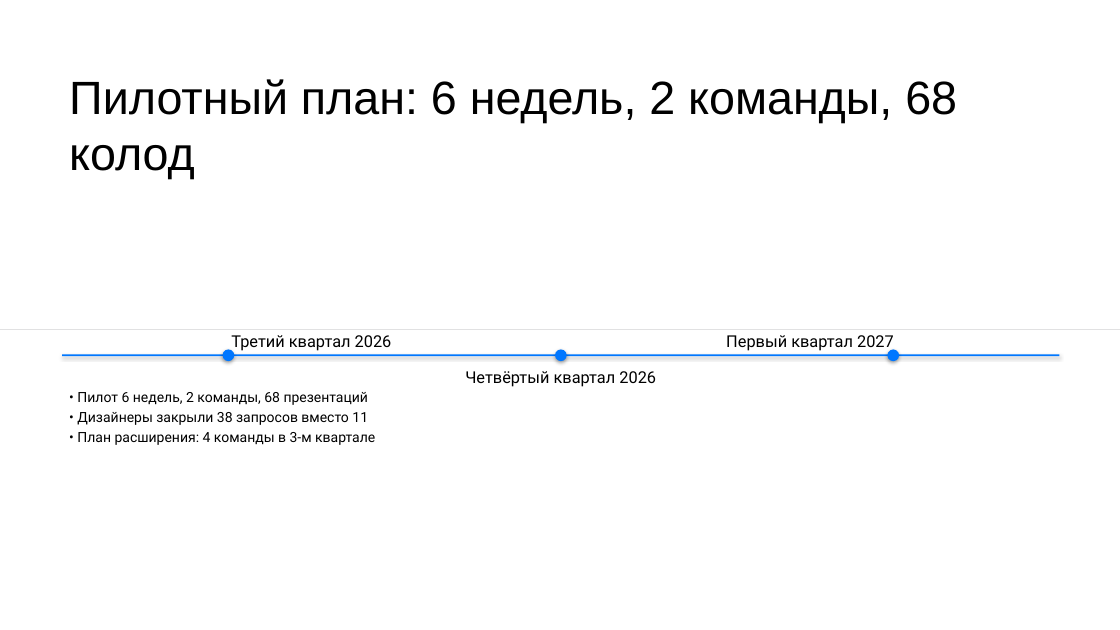
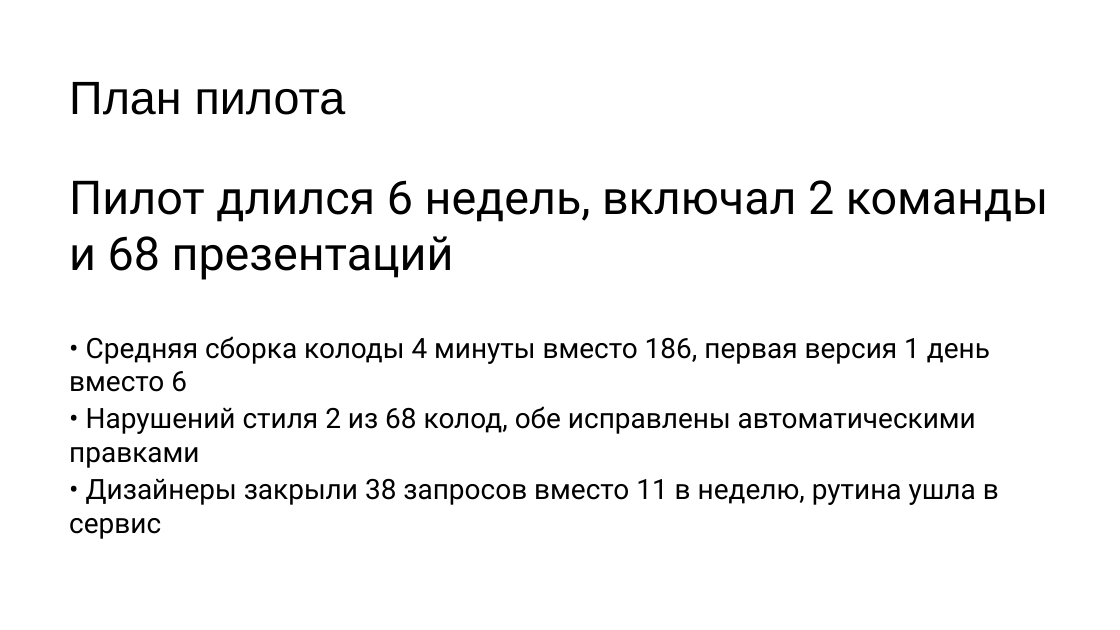
Before and after one commit to DiFoxenGit/-VKTechHackathon, a slide deck: slide 6 of samples/Шаблон_презентации_VK_Education__focus.pptx. Drawn at 1120x630 pixels with LibreOffice and Linux fonts; fonts in the diff are those of the drawing. Boxes give left, top, right and bottom in pixels: in the first picture for what was removed or moved away, otherwise in the second. Text is boxed around its words. In the diff, an @@ line names an element or a change of style, - is before the commit and + after.

```diff
--- a/samples/Шаблон_презентации_VK_Education__focus.pptx
+++ b/samples/Шаблон_презентации_VK_Education__focus.pptx
@@ text added at <box>69,82,346,115</box>, 40 pt, text #000000 @@
+План пилота
@@ text at <box>69,180,1048,280</box>: text changed; font Arial to Roboto @@
-Пилотный план: 6 недель, 2 команды, 68 колод
+Пилот длился 6 недель, включал 2 команды и 68 презентаций
@@ line removed from (1120, 330) to (0, 330) @@
@@ rectangle removed at <box>62,355,1060,356</box> @@
@@ text at <box>69,336,999,539</box>: text changed; size 12 to 24 pt @@
-• Пилот 6 недель, 2 команды, 68 презентаций
-• Дизайнеры закрыли 38 запросов вместо 11
-• План расширения: 4 команды в 3-м квартале
+• Средняя сборка колоды 4 минуты вместо 186, первая версия 1 день вместо 6
+• Нарушений стиля 2 из 68 колод, обе исправлены автоматическими правками
+• Дизайнеры закрыли 38 запросов вместо 11 в неделю, рутина ушла в сервис
@@ ellipse removed at <box>223,350,234,361</box> @@
@@ text removed at <box>231,335,392,352</box> @@
-Третий квартал 2026
@@ ellipse removed at <box>555,350,567,361</box> @@
@@ text removed at <box>726,335,894,352</box> @@
-Первый квартал 2027
@@ ellipse removed at <box>887,350,899,361</box> @@
@@ text removed at <box>465,371,656,387</box> @@
-Четвёртый квартал 2026
```
Also in this commit, not shown: 4 other slides changed, 5 slides added, 5 slides removed, 23 other files.
